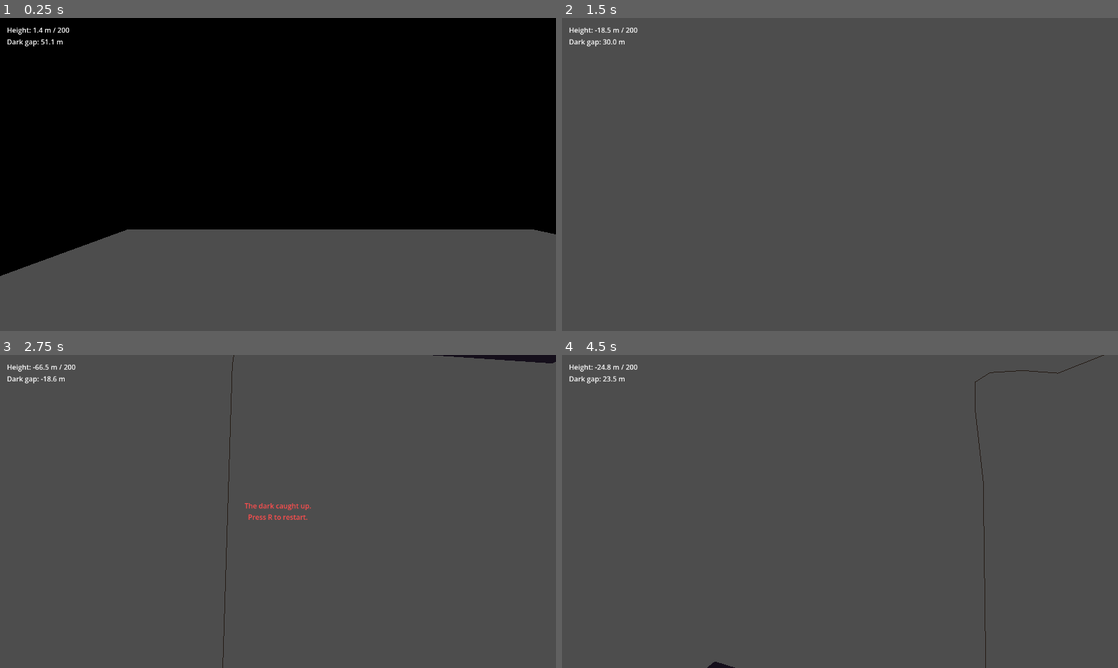
Above: before the commit, frames 1-4 (two rows, left to right).
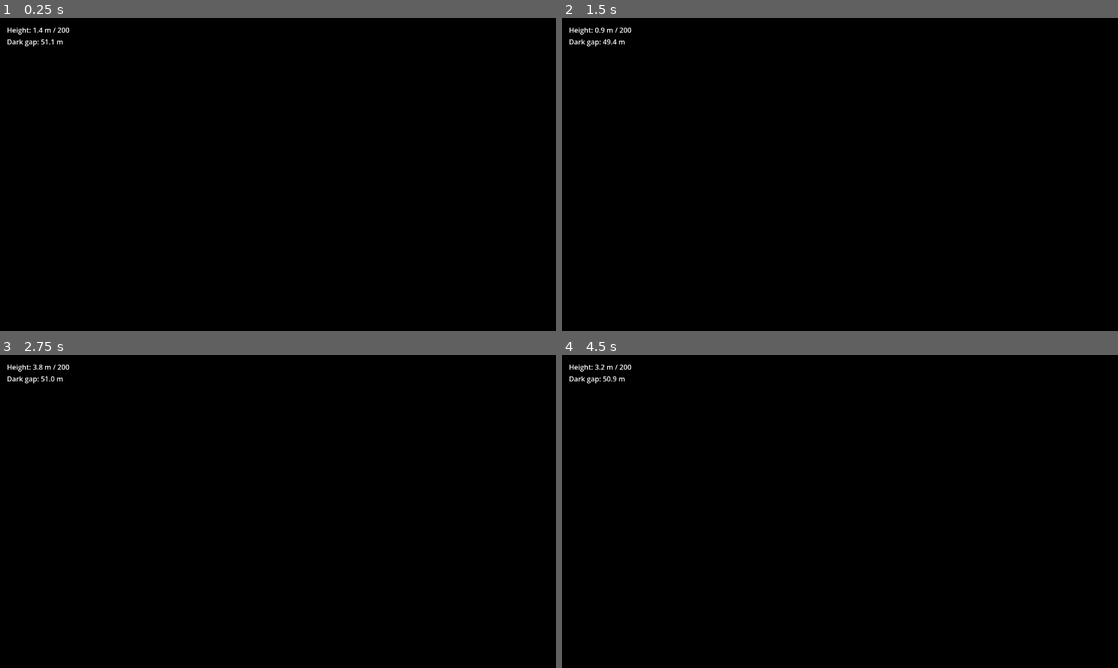
Above: after the commit, the same moments.

Repository: bennyo27/tethered
Game: Godot game, scene res://scenes/main/prototype.tscn
Same seed, same stepped clock (60 frames per second), same inputs: the game is played once before the commit and once after it.
Inputs (mouse positions are in pixels of both pictures, inside the frame that each line leads up to):
- Up to frame 1 (0.25 s): no input
- Up to frame 2 (1.5 s): move the mouse to (867, 174) at 0.52 s; press the mouse at (867, 174) at 0.53 s; hold W (move_forward) from 0.53 s (still down); tap Space (jump) at 0.77 s; tap Enter at 1.25 s; move the mouse to (812, 174) at 1.27 s; release the mouse at (812, 174) at 1.28 s; click (812, 174) at 1.35 s
- Up to frame 3 (2.75 s): keep holding W (move_forward); tap Space (jump) at 1.52 s; move the mouse to (289, 505) at 2.02 s; press the mouse at (289, 505) at 2.03 s
- Up to frame 4 (4.5 s): keep holding W (move_forward); tap R (restart) at 2.75 s; move the mouse to (834, 517) at 2.77 s; release the mouse at (834, 517) at 2.78 s; click (834, 517) at 2.85 s; tap Space (jump) at 3.02, 3.77 s; move the mouse to (878, 514) at 3.52 s; press the mouse at (878, 514) at 3.53 s; move the mouse to (795, 508) at 4.27 s; release the mouse at (795, 508) at 4.28 s; click (795, 508) at 4.35 s

The runs differ from the first frame. In frame 1, 31% of the frame differs, in the area x 0-100%, y 67-100%; in frame 2, 100%; in frame 3, 100%, in the area x 0-100%, y 0-100%; in frame 4, 100%.

Commit message:
Add solid base platform so players don't fall through the floor

Diff:
--- a/scripts/world/labyrinth_generator.gd
+++ b/scripts/world/labyrinth_generator.gd
@@ -36,8 +36,20 @@
 func generate() -> void:
 	for c in get_children():
 		c.queue_free()
+	_spawn_base()
 	for i in chunk_count:
 		_spawn_chunk(i)
+
+
+func _spawn_base() -> void:
+	# Solid floor at y=0 so players don't fall into the void before climbing.
+	var half := chunk_size * 0.5
+	_add_box(Vector3(0, -0.5, 0), Vector3(chunk_size, 1.0, chunk_size), _mat_floor, "Base")
+	# Low walls around the base perimeter as a backstop (so you don't walk off).
+	_add_box(Vector3(0, 1.0, -half), Vector3(chunk_size, 2.0, wall_thickness), _mat_wall, "BaseWall")
+	_add_box(Vector3(0, 1.0, half), Vector3(chunk_size, 2.0, wall_thickness), _mat_wall, "BaseWall")
+	_add_box(Vector3(-half, 1.0, 0), Vector3(wall_thickness, 2.0, chunk_size), _mat_wall, "BaseWall")
+	_add_box(Vector3(half, 1.0, 0), Vector3(wall_thickness, 2.0, chunk_size), _mat_wall, "BaseWall")
 
 
 func _spawn_chunk(index: int) -> void:
